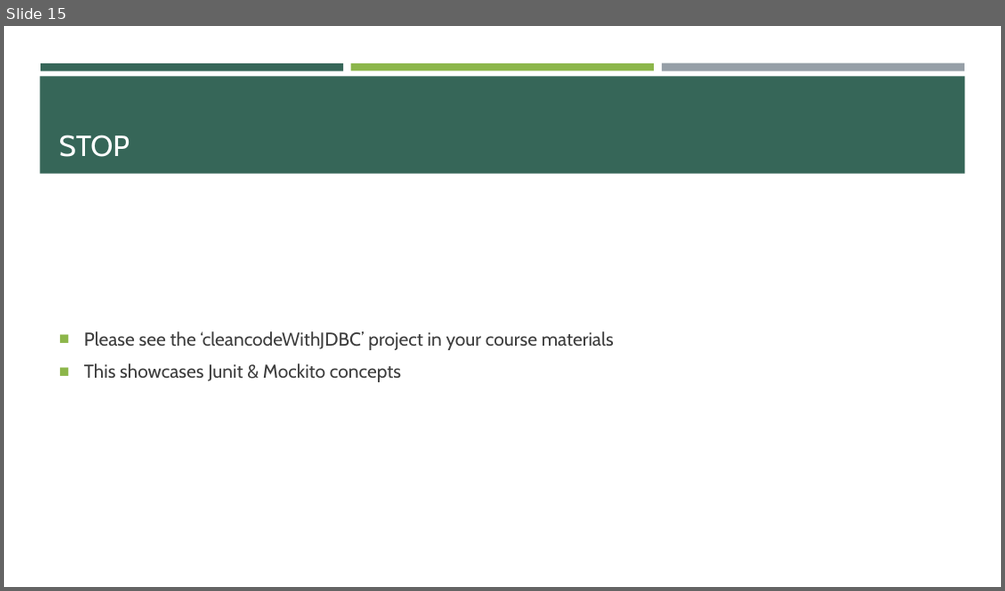
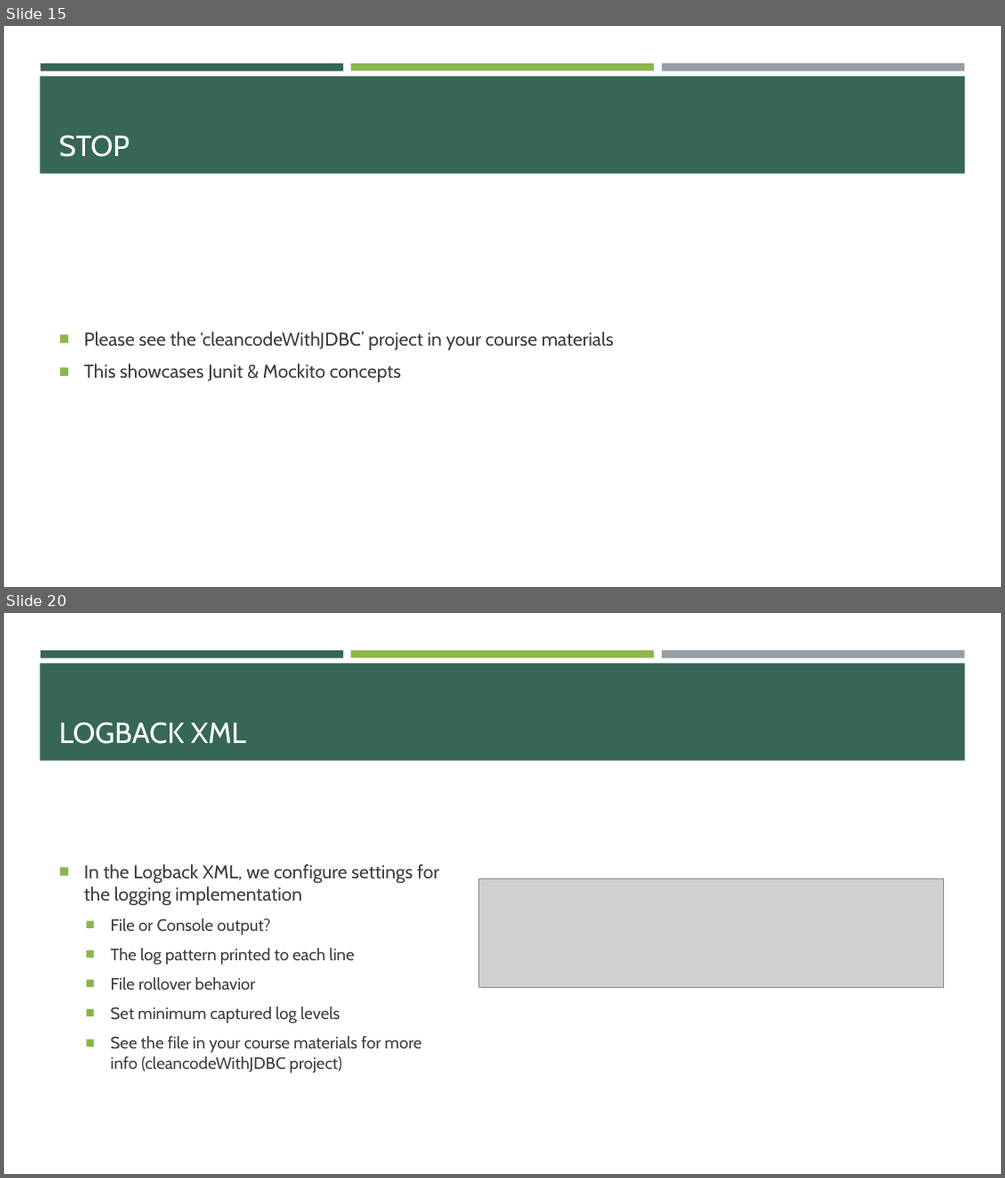
Before and after one commit to e-m-wilson/java-fs, a slide deck: Week_4/Unit_Testing_&_Logging.pptx. Shown one above the other, each under a label of ours: slide 15 before the commit, slides 15 and 20 after it; the slides between them are not shown. The pictures are 1005x591 and 1005x1178 pixels, drawn with LibreOffice and Linux fonts; fonts in the diff are those of the drawing; grey boxes stand for pictures. Boxes give left, top, right and bottom in pixels: in the first picture for what was removed or moved away, otherwise in the second. Text is boxed around its words. In the diff, an @@ line names an element or a change of style, - is before the commit and + after.

```diff
--- a/Week_4/Unit_Testing_&_Logging.pptx
+++ b/Week_4/Unit_Testing_&_Logging.pptx
@@ slide 20 added at (4, 613, 1001, 1174), background #FFFFFF; not listed: 4 template elements that a slide beside it also shows @@
@@ title added at (59, 722, 246, 744), 28 pt, text #FFFFFF @@
+LOGBACK XML
@@ text added at (84, 864, 439, 1073), 16 pt, text #3D3D3D @@
+■ In the Logback XML, we configure settings for the logging implementation
+  ■ File or Console output?
+  ■ The log pattern printed to each line
+  ■ File rollover behavior
+  ■ Set minimum captured log levels
+  ■ See the file in your course materials for more info (cleancodeWithJDBC project)
@@ picture added at (479, 878, 943, 987) @@
```
Also in this commit, not shown: 6 other slides added, 4 other files.
